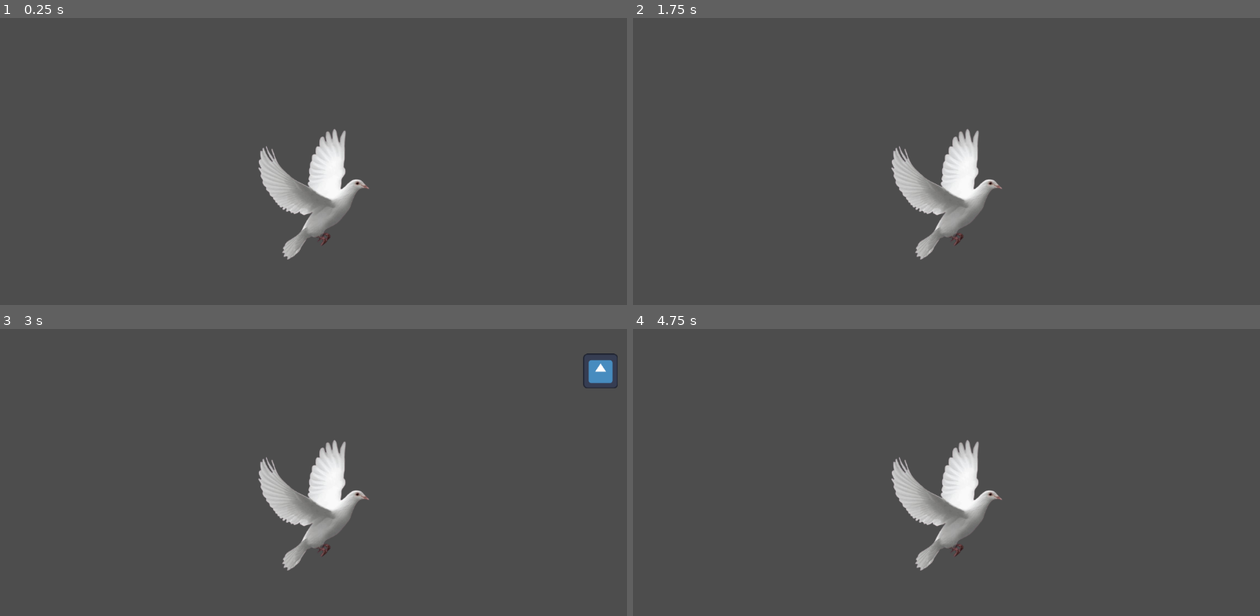
Above: before the commit, frames 1-4 (two rows, left to right).
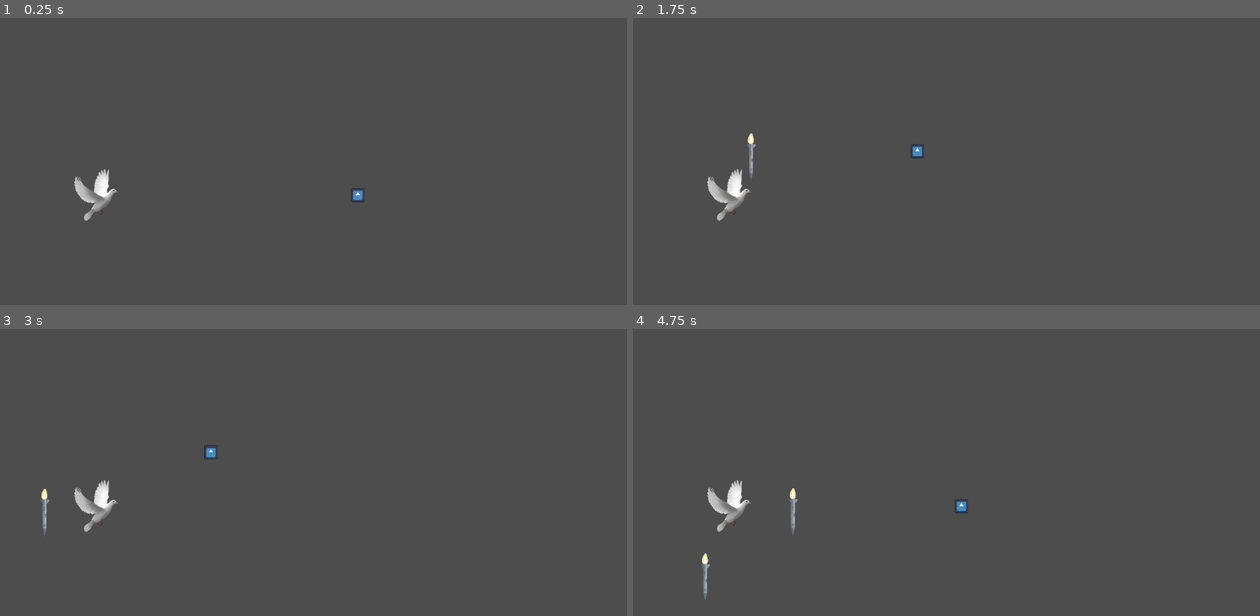
Above: after the commit, the same moments.

Repository: Cailihuashan/UNSC-Where-Is-Peace
Game: Godot game, scene res://scenes/level_5.tscn
Same seed, same stepped clock (60 frames per second), same inputs: the game is played once before the commit and once after it. The engine's default icon, where the game draws it, is replaced by a stand-in: a white triangle on a blue panel in a dark square.
Inputs:
- Up to frame 1 (0.25 s): no input
- Up to frame 2 (1.75 s): tap Enter at 0.5 s; hold Right (ui_right) 0.53-1.28 s; hold Down (ui_down) from 1.28 s (still down)
- Up to frame 3 (3 s): release Down (ui_down) at 2.03 s; hold Right (ui_right) 2.03-2.78 s; hold Up (ui_up) from 2.78 s (still down)
- Up to frame 4 (4.75 s): release Up (ui_up) at 3.53 s; hold Left (ui_left) from 3.53 s (still down)

The runs differ from the first frame. In frame 1, 3.8% of the frame differs, in the area x 11-59%, y 38-85%; in frame 2, 3.9%; in frame 3, 4.3%, in the area x 6-99%, y 8-85%; in frame 4, 4.0%.

Commit message:
Added the veto hands
Added the veto hands to spawn and drop randomly

Diff:
--- a/scenes/level_5.tscn
+++ b/scenes/level_5.tscn
@@ -1,5 +1,6 @@
-[gd_scene load_steps=4 format=3 uid="uid://kaeh1b3uf0jn"]
+[gd_scene load_steps=5 format=3 uid="uid://kaeh1b3uf0jn"]
 
+[ext_resource type="Script" uid="uid://blwf8ab4pp4ue" path="res://scripts/level_5.gd" id="1_e224s"]
 [ext_resource type="PackedScene" uid="uid://4jc5024dgm4d" path="res://scenes/player.tscn" id="1_w2wna"]
 [ext_resource type="Texture2D" uid="uid://dj4g7xen5wlph" path="res://icon.svg" id="2_e224s"]
 
@@ -7,6 +8,7 @@
 size = Vector2(127, 125)
 
 [node name="Level5" type="Node2D"]
+script = ExtResource("1_e224s")
 
 [node name="Player" parent="." instance=ExtResource("1_w2wna")]
 position = Vector2(-1, -4)
@@ -20,3 +22,14 @@
 [node name="CollisionShape2D" type="CollisionShape2D" parent="Goal"]
 position = Vector2(2405, -3)
 shape = SubResource("RectangleShape2D_wcwf6")
+
+[node name="MissileTimer" type="Timer" parent="."]
+wait_time = 1.5
+autostart = true
+
+[node name="VetoHandTimer" type="Timer" parent="."]
+wait_time = 5.0
+autostart = true
+
+[connection signal="timeout" from="MissileTimer" to="." method="_on_missile_timer_timeout"]
+[connection signal="timeout" from="VetoHandTimer" to="." method="_on_veto_hand_timer_timeout"]
--- a/scenes/missile.tscn
+++ b/scenes/missile.tscn
@@ -1,5 +1,6 @@
-[gd_scene load_steps=3 format=3 uid="uid://pxg0na1bixt6"]
+[gd_scene load_steps=4 format=3 uid="uid://pxg0na1bixt6"]
 
+[ext_resource type="Script" uid="uid://o0bo0xnyuqku" path="res://scripts/missile.gd" id="1_6cx5e"]
 [ext_resource type="Texture2D" uid="uid://gto7j13bfg0n" path="res://assets/missile-removebg-preview.png" id="1_np454"]
 
 [sub_resource type="CapsuleShape2D" id="CapsuleShape2D_6cx5e"]
@@ -7,10 +8,12 @@
 height = 440.0
 
 [node name="Missile" type="Area2D"]
+script = ExtResource("1_6cx5e")
 
 [node name="Sprite2D" type="Sprite2D" parent="."]
+rotation = 3.1415927
 texture = ExtResource("1_np454")
 
 [node name="CollisionShape2D" type="CollisionShape2D" parent="."]
-position = Vector2(7, -11)
+position = Vector2(-6, -11)
 shape = SubResource("CapsuleShape2D_6cx5e")
--- a/scenes/player.tscn
+++ b/scenes/player.tscn
@@ -17,4 +17,5 @@
 shape = SubResource("CapsuleShape2D_dqkch")
 
 [node name="Camera2D" type="Camera2D" parent="."]
-zoom = Vector2(0.5, 0.5)
+position = Vector2(1997, -8)
+zoom = Vector2(0.2, 0.2)
--- /dev/null
+++ b/scenes/veto_hand.tscn
@@ -0,0 +1,60 @@
+[gd_scene load_steps=6 format=3 uid="uid://xwr4ymi536s4"]
+
+[ext_resource type="Texture2D" uid="uid://40f1rkci78tk" path="res://assets/veto33-removebg-preview.png" id="1_1jpe0"]
+
+[sub_resource type="RectangleShape2D" id="RectangleShape2D_hgsgu"]
+size = Vector2(255.15512, 104.37509)
+
+[sub_resource type="Animation" id="Animation_1jpe0"]
+resource_name = "slam"
+length = 1.5
+tracks/0/type = "value"
+tracks/0/imported = false
+tracks/0/enabled = true
+tracks/0/path = NodePath("Sprite2D:position")
+tracks/0/interp = 1
+tracks/0/loop_wrap = true
+tracks/0/keys = {
+"times": PackedFloat32Array(0, 0.5, 1, 1.5),
+"transitions": PackedFloat32Array(1, 1, 1, 1),
+"update": 0,
+"values": [Vector2(0, 0), Vector2(0, 400), Vector2(0, 400), Vector2(0, 0)]
+}
+
+[sub_resource type="Animation" id="Animation_hgsgu"]
+length = 0.001
+tracks/0/type = "value"
+tracks/0/imported = false
+tracks/0/enabled = true
+tracks/0/path = NodePath("Sprite2D:position")
+tracks/0/interp = 1
+tracks/0/loop_wrap = true
+tracks/0/keys = {
+"times": PackedFloat32Array(0),
+"transitions": PackedFloat32Array(1),
+"update": 0,
+"values": [Vector2(0, 1)]
+}
+
+[sub_resource type="AnimationLibrary" id="AnimationLibrary_banei"]
+_data = {
+&"RESET": SubResource("Animation_hgsgu"),
+&"slam": SubResource("Animation_1jpe0")
+}
+
+[node name="VetoHand" type="Area2D"]
+position = Vector2(-4, -3)
+
+[node name="Sprite2D" type="Sprite2D" parent="."]
+position = Vector2(0, 1)
+texture = ExtResource("1_1jpe0")
+
+[node name="CollisionShape2D" type="CollisionShape2D" parent="."]
+position = Vector2(1, -1)
+rotation = -0.18325958
+shape = SubResource("RectangleShape2D_hgsgu")
+
+[node name="AnimationPlayer" type="AnimationPlayer" parent="."]
+libraries = {
+&"": SubResource("AnimationLibrary_banei")
+}
--- /dev/null
+++ b/scripts/level_5.gd
@@ -0,0 +1,24 @@
+extends Node2D
+
+const MISSILE_SCENE = preload("res://scenes/missile.tscn")
+const VETO_HAND_SCENE = preload("res://scenes/veto_hand.tscn")
+
+
+func _on_missile_timer_timeout():
+	var screen_size = get_viewport_rect().size
+	var missile = MISSILE_SCENE.instantiate()
+	missile.position = Vector2(randf_range(0, screen_size.x), -50)
+	add_child(missile)
+
+
+func _on_veto_hand_timer_timeout() -> void:
+	var screen_size = get_viewport_rect().size
+	var hand = VETO_HAND_SCENE.instantiate()
+	hand.position = Vector2(randf_range(0, screen_size.x), -300)
+	add_child(hand)
+	var play_hand = hand.get_node("AnimationPlayer")
+	play_hand.play("slam")
+
+	await play_hand.animation_finished
+
+	hand.queue_free()
--- a/scripts/missile.gd
+++ b/scripts/missile.gd
@@ -1,11 +1,12 @@
 extends Area2D
 
+var speed = 400.0
 
-# Called when the node enters the scene tree for the first time.
-func _ready() -> void:
-	pass # Replace with function body.
+func _process(delta):
+	position.y += speed * delta
+	if position.y > 800: # Adjust this value based on your screen size
+		queue_free()
 
 
-# Called every frame. 'delta' is the elapsed time since the previous frame.
-func _process(delta: float) -> void:
-	pass
+func _on_body_entered(body: Node2D) -> void:
+	pass # Replace with function body.
--- a/scripts/player.gd
+++ b/scripts/player.gd
@@ -1,15 +1,12 @@
 extends CharacterBody2D
 
-@export var speed = 900.0 # How fast the dove moves in pixels/sec
-@export var feather_count = 3 # How many feathers the dove can drop
+@export var speed = 900.0
+@export var feather_count = 3
 
 func _physics_process(delta):
-	# Get input from arrow keys or WASD
+	# Get input from arrow keys
 	var direction = Input.get_vector("ui_left", "ui_right", "ui_up", "ui_down")
 
 	# Set velocity based on input and speed
 	velocity = direction * speed
-
-	# move_and_slide() is a built-in function that moves the body
-	# and handles collisions with other physics bodies.
 	move_and_slide()
Binary file added: assets/veto33-removebg-preview.png
Not shown, added: assets/veto33-removebg-preview.png.import
Not shown, added: scripts/level_5.gd.uid
